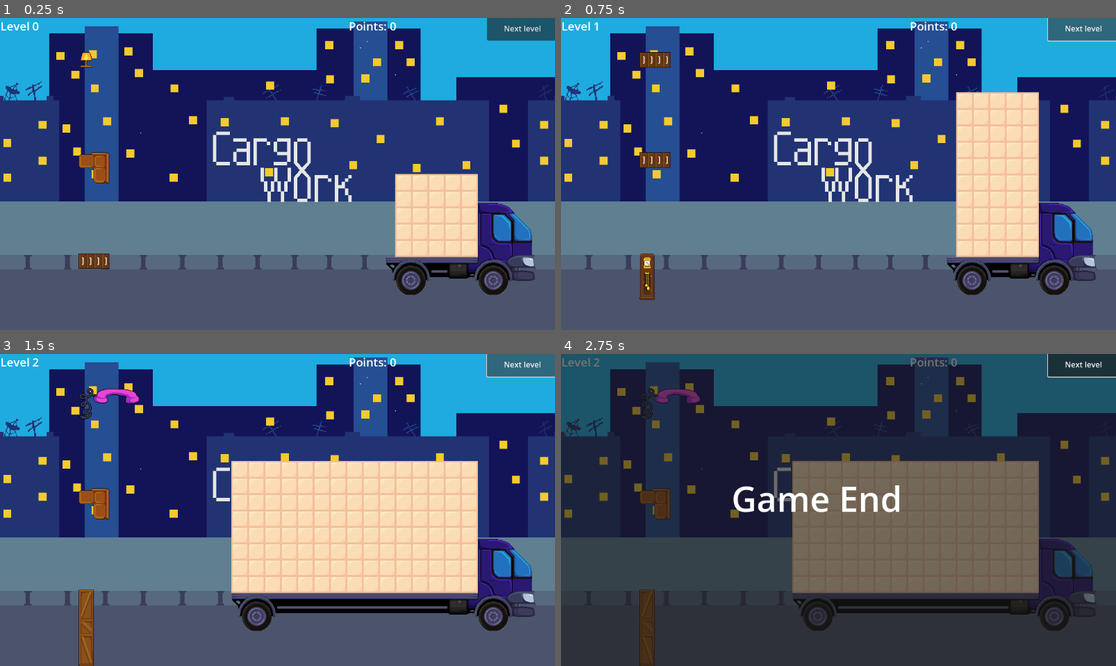
Above: before the commit, frames 1-4 (two rows, left to right).
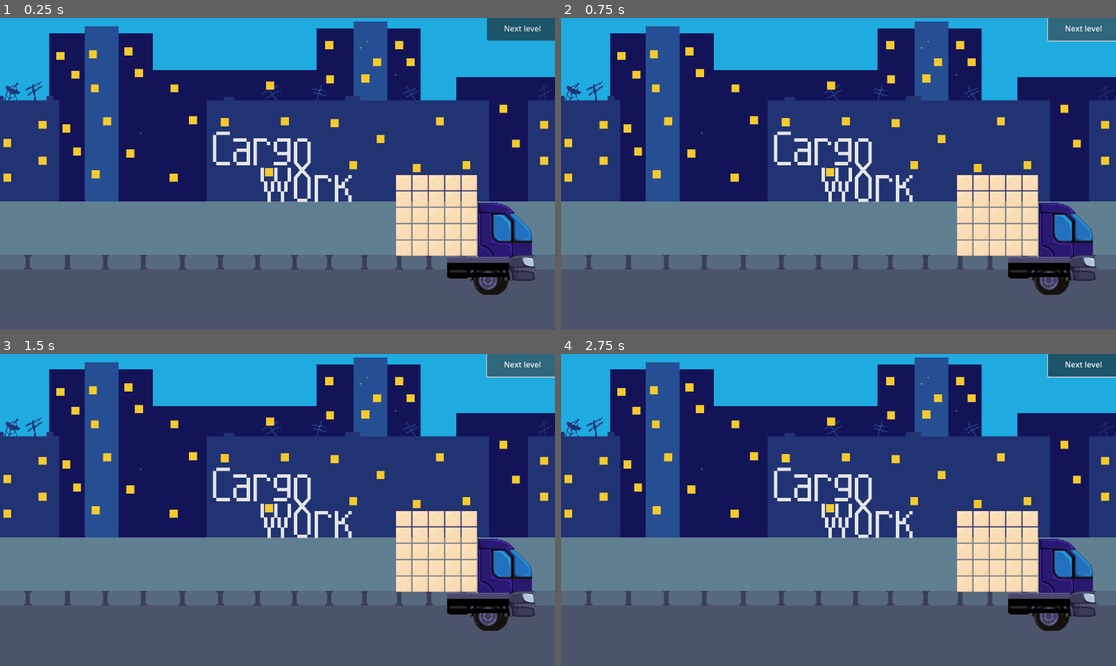
Above: after the commit, the same moments.

Repository: cyber-dream/cargo
Game: Godot game, scene res://scenes/main.tscn
Two runs of this game, one before a commit and one after it. Both use one fixed random seed, a clock stepped at 60 frames per second and the inputs below.
Inputs (mouse positions are in pixels of both pictures, inside the frame that each line leads up to):
- Up to frame 1 (0.25 s): no input
- Up to frame 2 (0.75 s): click "Next level" at 0.5 s
- Up to frame 3 (1.5 s): click "Next level" at 1.25 s
- Up to frame 4 (2.75 s): tap Enter at 2 s; drag from (649, 394) to (1032, 584) at 2.02 s

The runs differ from the first frame. In frame 1, 2.9% of the frame differs, in the area x 0-92%, y 1-89%; in frame 2, 7.1%; in frame 3, 20%; in frame 4, 99%, in the area x 0-100%, y 0-100%.
Error after the commit: Parse Error: Could not find type "Level" in the current scope. (res://scripts/gameplay.gd:10)

Commit message:
add script ide

Diff:
--- a/project.godot
+++ b/project.godot
@@ -19,6 +19,10 @@
 
 CargoDnD="*res://scripts/drag_and_drop.gd"
 
+[editor_plugins]
+
+enabled=PackedStringArray("res://addons/script-ide/plugin.cfg")
+
 [rendering]
 
 textures/canvas_textures/default_texture_filter=0
--- a/scripts/level.gd
+++ b/scripts/level.gd
@@ -1,4 +1,4 @@
-class_name Level
+class_name CargoLevel
 extends Resource
 
 @export var max_difficulty: Gameplay.Difficulty
Not shown, added: addons/script-ide/icon/class.svg
Not shown, added: addons/script-ide/icon/class.svg.import
Not shown, added: addons/script-ide/icon/constant.svg
Not shown, added: addons/script-ide/icon/constant.svg.import
Not shown, added: addons/script-ide/icon/engine_func.svg
Not shown, added: addons/script-ide/icon/engine_func.svg.import
Not shown, added: addons/script-ide/icon/export.svg
Not shown, added: addons/script-ide/icon/export.svg.import
Not shown, added: addons/script-ide/icon/func.svg
Not shown, added: addons/script-ide/icon/func.svg.import
Not shown, added: addons/script-ide/icon/func_get.svg
Not shown, added: addons/script-ide/icon/func_get.svg.import
(and 17 more such lines)
